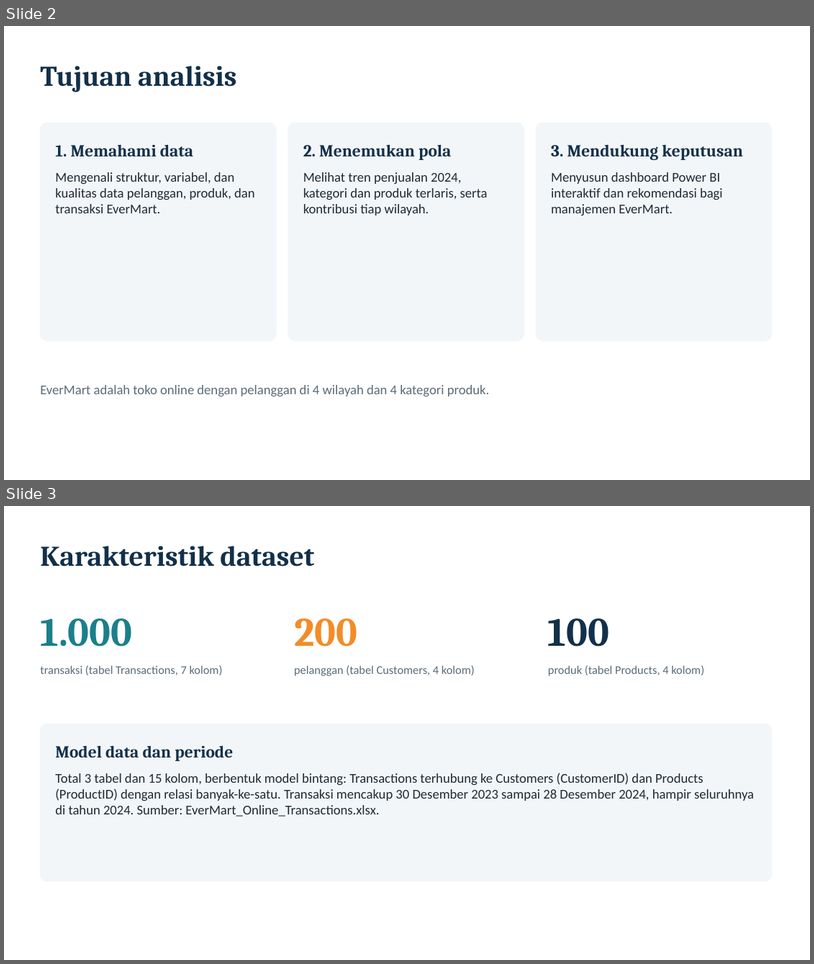
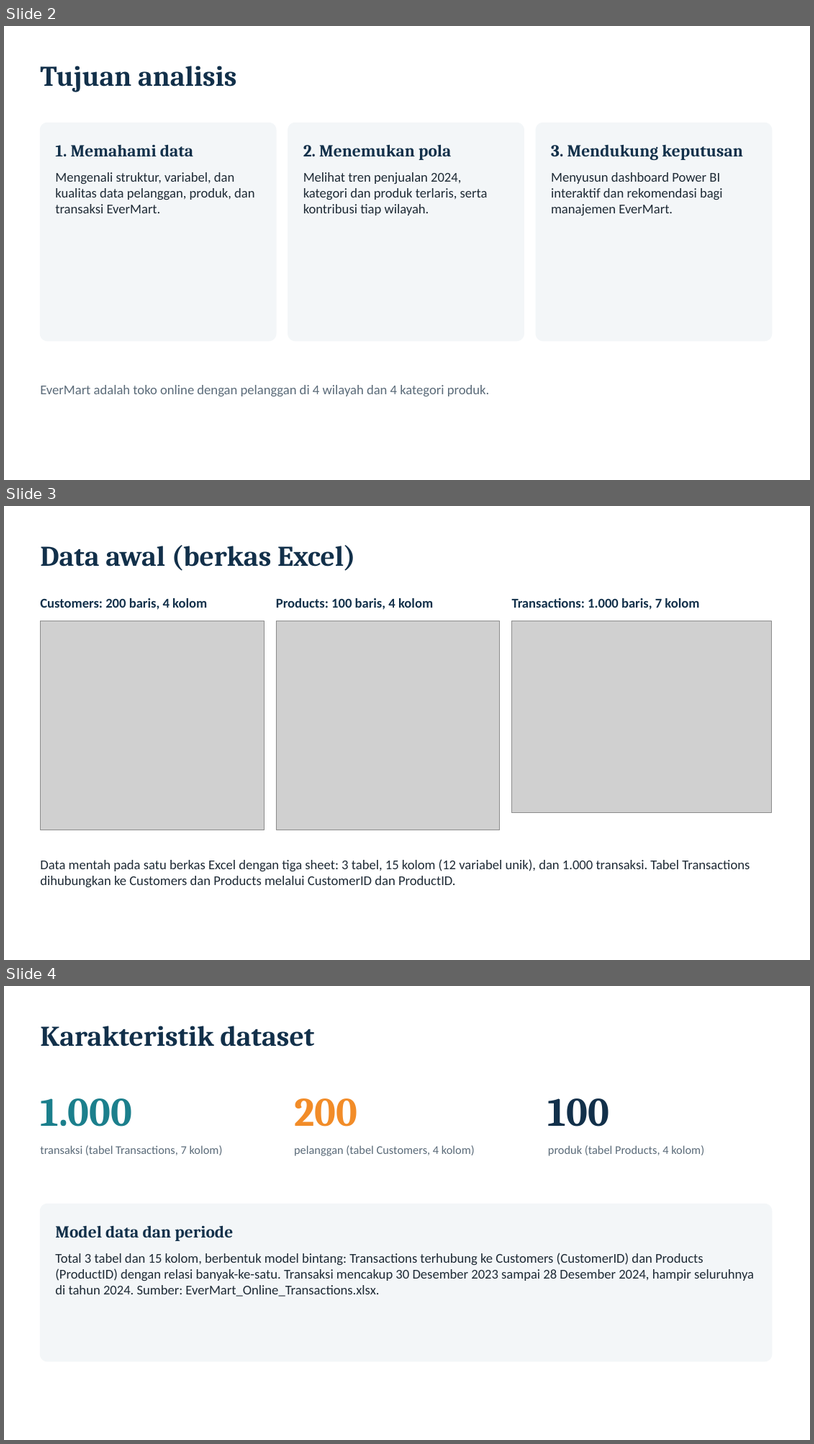
Before and after one commit to farhansech/EXACOUNT, a slide deck: output/EverMart_UTS_BDASC.pptx. Shown one above the other, each under a label of ours: slides 2 and 3 before the commit, slides 2, 3 and 4 after it. The pictures are 814x964 and 814x1444 pixels, drawn with LibreOffice and Linux fonts; fonts in the diff are those of the drawing; grey boxes stand for pictures. Boxes give left, top, right and bottom in pixels: in the first picture for what was removed or moved away, otherwise in the second. Text is boxed around its words. In the diff, an @@ line names an element or a change of style, - is before the commit and + after.

```diff
--- a/output/EverMart_UTS_BDASC.pptx
+++ b/output/EverMart_UTS_BDASC.pptx
@@ slide 3 added at bbox=[4, 506, 810, 960], background #FFFFFF @@
@@ text added at bbox=[40, 545, 355, 571], 34 pt, text #12304A, bold @@
+Data awal (berkas Excel)
@@ text added at bbox=[40, 598, 207, 610], 16 pt, text #12304A, bold @@
+Customers: 200 baris, 4 kolom
@@ text added at bbox=[276, 598, 433, 609], 16 pt, text #12304A, bold @@
+Products: 100 baris, 4 kolom
@@ text added at bbox=[512, 598, 700, 610], 16 pt, text #12304A, bold @@
+Transactions: 1.000 baris, 7 kolom
@@ picture added at bbox=[40, 621, 264, 830] @@
@@ picture added at bbox=[276, 621, 500, 830] @@
@@ picture added at bbox=[512, 621, 772, 812] @@
@@ text added at bbox=[40, 859, 750, 887], 16 pt, text #1E2A35 @@
+Data mentah pada satu berkas Excel dengan tiga sheet: 3 tabel, 15 kolom (12 variabel unik), dan 1.000 transaksi. Tabel Transactions dihubungkan ke Customers dan Products melalui CustomerID dan ProductID.
@@ what was slide 3 is now slide 4 @@
```
Also in this commit, not shown: 4 slides changed, 1 other slide added.
